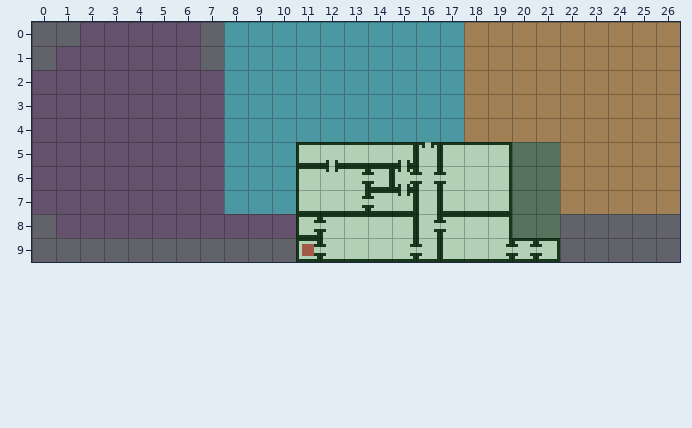
An edit to a level. Tiled map, assets/data/levels/minimap.tmx. The picture above is the old version.
Cells are 8x8 px. Shown: x 0..26, y 0..9.
The same view after the edit:
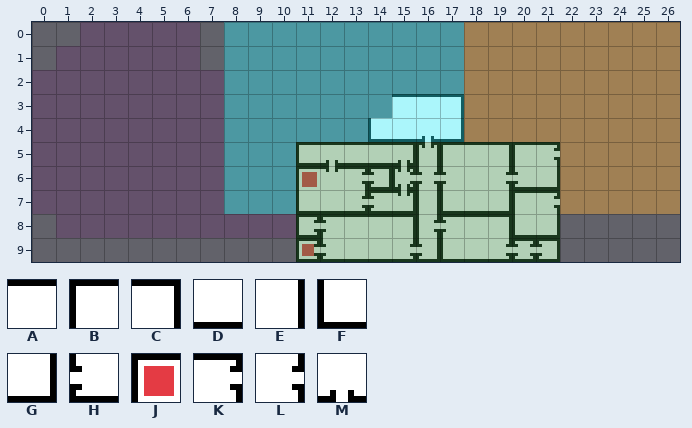
Key: from "minimap": A 21, B 22, C 23, D 28, E 29, F 30, G 31, H 37, J 53, K 55, L 57, M 64.
_ is an empty cell, . an unchanged one.
The edit:
--- layer "MapLayer"
@@ x 11..21 @@
- 3 ....___....
- 4 ...____....
- 5 .........__
- 6 B.......E__
- 7 .........__
- 8 .........__
+ 3 ....AAC....
+ 4 ...FDMG....
+ 5 .........BK
+ 6 J.......LHG
+ 7 .........BK
+ 8 .........FG
Boxes around the changes in both pictures, in picture pixels (x1, y1, x2, y2):
added: (368, 94, 464, 142)
changed: (506, 142, 560, 238)
changed: (302, 172, 317, 187)
